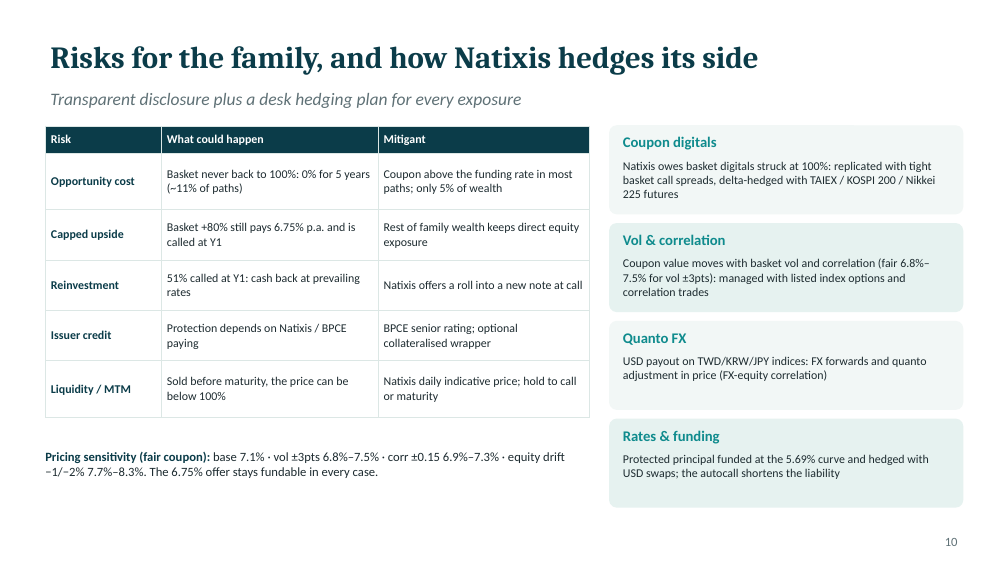
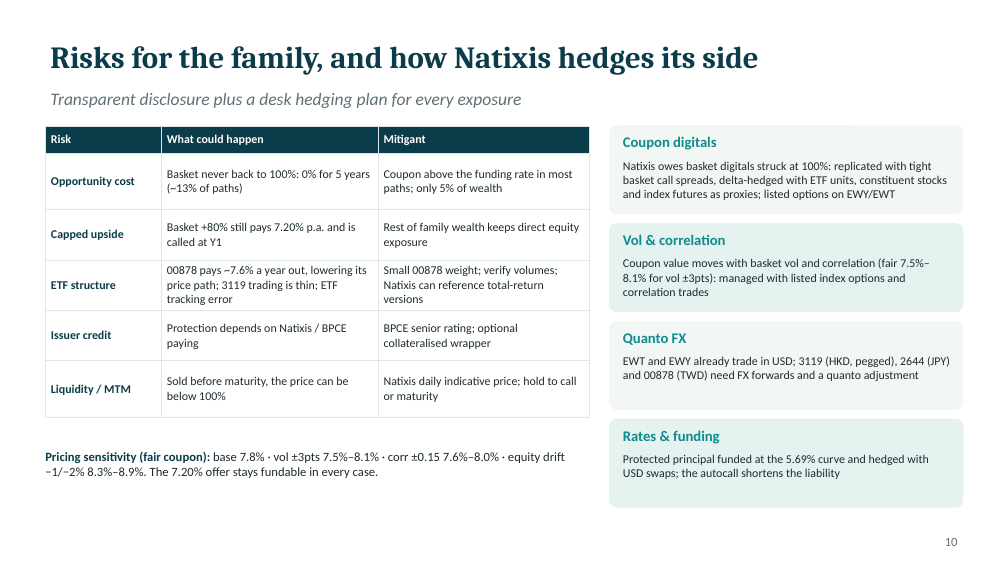
Before and after one commit to benjaminlhl/natixis-case-comp, a slide deck: slide 13 of deck/Asian-Digital-Autocallable-Note.pptx. Drawn at 1008x567 pixels with LibreOffice and Linux fonts; fonts in the diff are those of the drawing. Boxes give left, top, right and bottom in pixels: in the first picture for what was removed or moved away, otherwise in the second. Text is boxed around its words. In the diff, an @@ line names an element or a change of style, - is before the commit and + after.

```diff
--- a/deck/Asian-Digital-Autocallable-Note.pptx
+++ b/deck/Asian-Digital-Autocallable-Note.pptx
@@ table at [45,126,590,406] @@
-row 2, column 2: Basket never back to 100%: 0% for 5 years (~11% of paths)
+row 2, column 2: Basket never back to 100%: 0% for 5 years (~13% of paths)
-row 3, column 2: Basket +80% still pays 6.75% p.a. and is called at Y1
+row 3, column 2: Basket +80% still pays 7.20% p.a. and is called at Y1
-row 4: Reinvestment | 51% called at Y1: cash back at prevailing rates | Natixis offers a roll into a new note at call
+row 4: ETF structure | 00878 pays ~7.6% a year out, lowering its price path; 3119 trading is thin; ETF tracking error | Small 00878 weight; verify volumes; Natixis can reference total-return versions
@@ text at [623,161,947,200]: text changed @@
-Natixis owes basket digitals struck at 100%: replicated with tight basket call spreads, delta-hedged with TAIEX / KOSPI 200 / Nikkei 225 futures
+Natixis owes basket digitals struck at 100%: replicated with tight basket call spreads, delta-hedged with ETF units, constituent stocks and index futures as proxies; listed options on EWY/EWT
@@ text at [623,258,930,296]: text changed @@
-Coupon value moves with basket vol and correlation (fair 6.8%–7.5% for vol ±3pts): managed with listed index options and correlation trades
+Coupon value moves with basket vol and correlation (fair 7.5%–8.1% for vol ±3pts): managed with listed index options and correlation trades
@@ text at [623,356,950,381]: text changed @@
-USD payout on TWD/KRW/JPY indices: FX forwards and quanto adjustment in price (FX-equity correlation)
+EWT and EWY already trade in USD; 3119 (HKD, pegged), 2644 (JPY) and 00878 (TWD) need FX forwards and a quanto adjustment
@@ text at [45,452,565,478]: text changed @@
-Pricing sensitivity (fair coupon): base 7.1% · vol ±3pts 6.8%–7.5% · corr ±0.15 6.9%–7.3% · equity drift −1/−2% 7.7%–8.3%. The 6.75% offer stays fundable in every case.
+Pricing sensitivity (fair coupon): base 7.8% · vol ±3pts 7.5%–8.1% · corr ±0.15 7.6%–8.0% · equity drift −1/−2% 8.3%–8.9%. The 7.20% offer stays fundable in every case.
```
Also in this commit, not shown: 12 other slides changed, 1 slide added, 1 slide removed, 11 other files.
